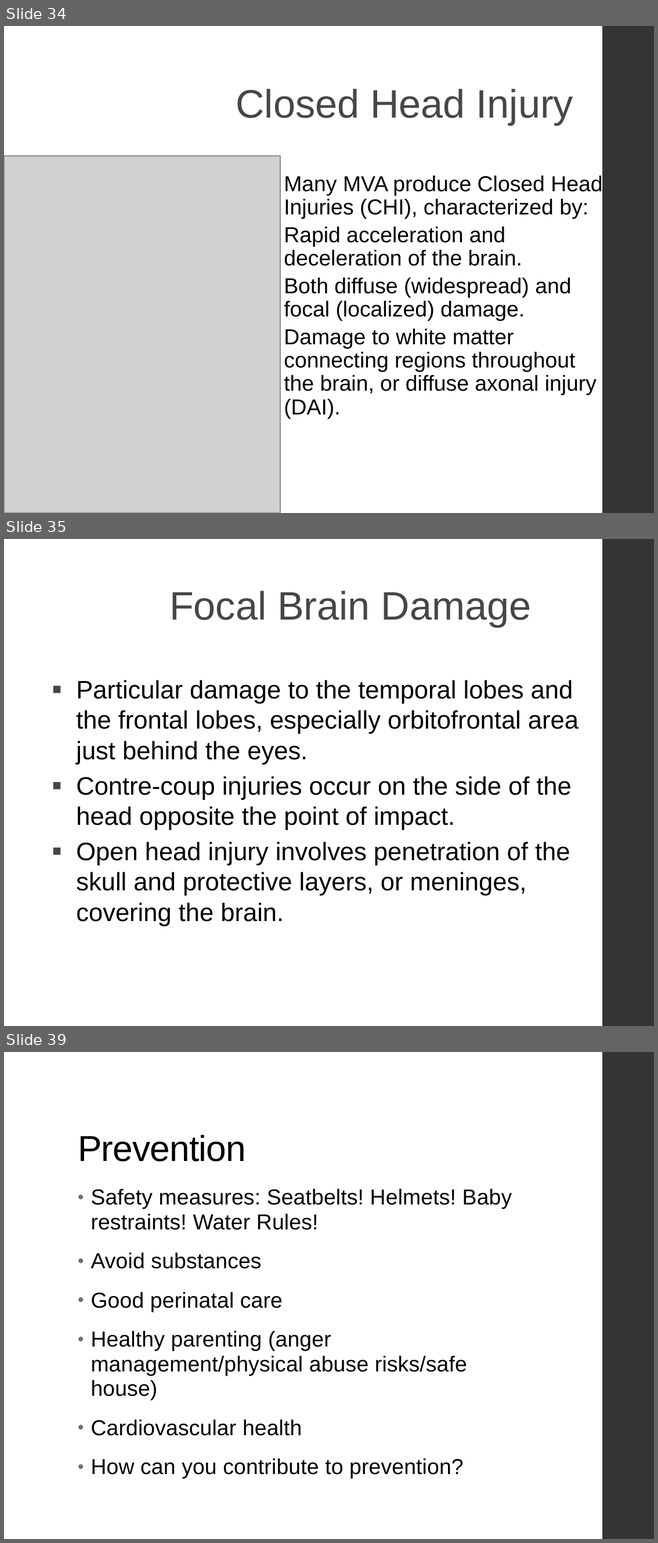
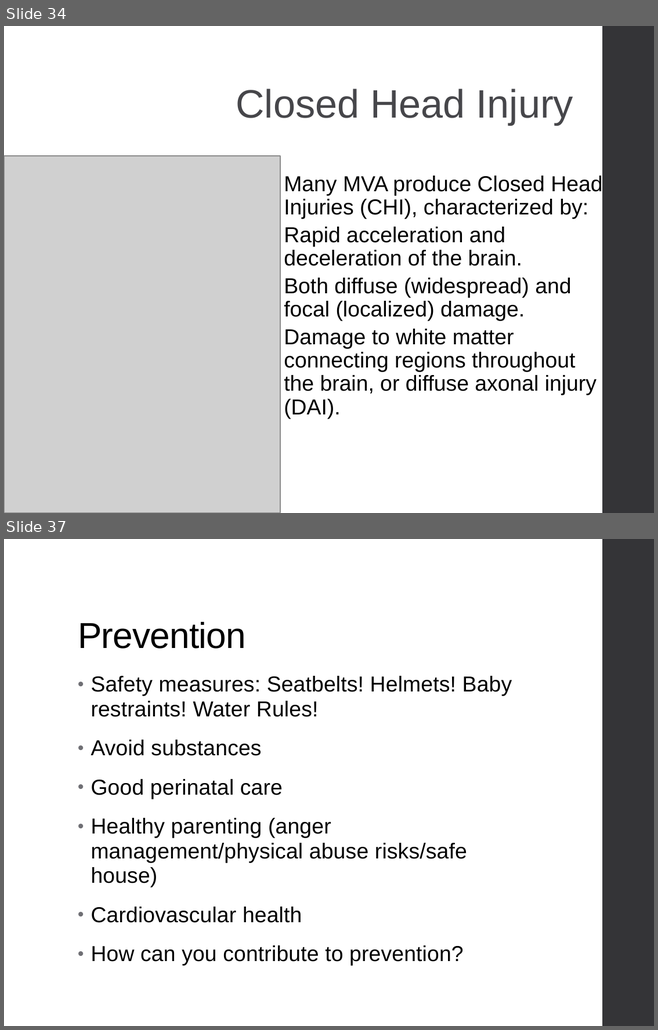
Before and after one commit to Jim-Wright90/cds_663_winter_2021, a slide deck: slides/Week1_21.pptx. Shown one above the other, each under a label of ours: slides 34, 35 and 39 before the commit, slides 34 and 37 after it; the slides between them are not shown. The pictures are 658x1543 and 658x1030 pixels, drawn with LibreOffice and Linux fonts; fonts in the diff are those of the drawing; grey boxes stand for pictures. Boxes give left, top, right and bottom in pixels: in the first picture for what was removed or moved away, otherwise in the second. Text is boxed around its words. In the diff, an @@ line names an element or a change of style, - is before the commit and + after.

```diff
--- a/slides/Week1_21.pptx
+++ b/slides/Week1_21.pptx
@@ slide 35 removed at <box>4,539,654,1026</box>, background #FFFFFF; not listed: 1 template element that a slide beside it also shows @@
@@ text removed at <box>169,591,531,627</box> @@
-Focal Brain Damage
@@ text removed at <box>76,680,578,926</box> @@
-▪ Particular damage to the temporal lobes and the frontal lobes, especially orbitofrontal area just behind the eyes.
-▪ Contre-coup injuries occur on the side of the head opposite the point of impact.
-▪ Open head injury involves penetration of the skull and protective layers, or meninges, covering the brain.
@@ what was slide 39 is now slide 37 @@
```
Also in this commit, not shown: 8 slides changed, 1 other slide removed, 6 other files.
